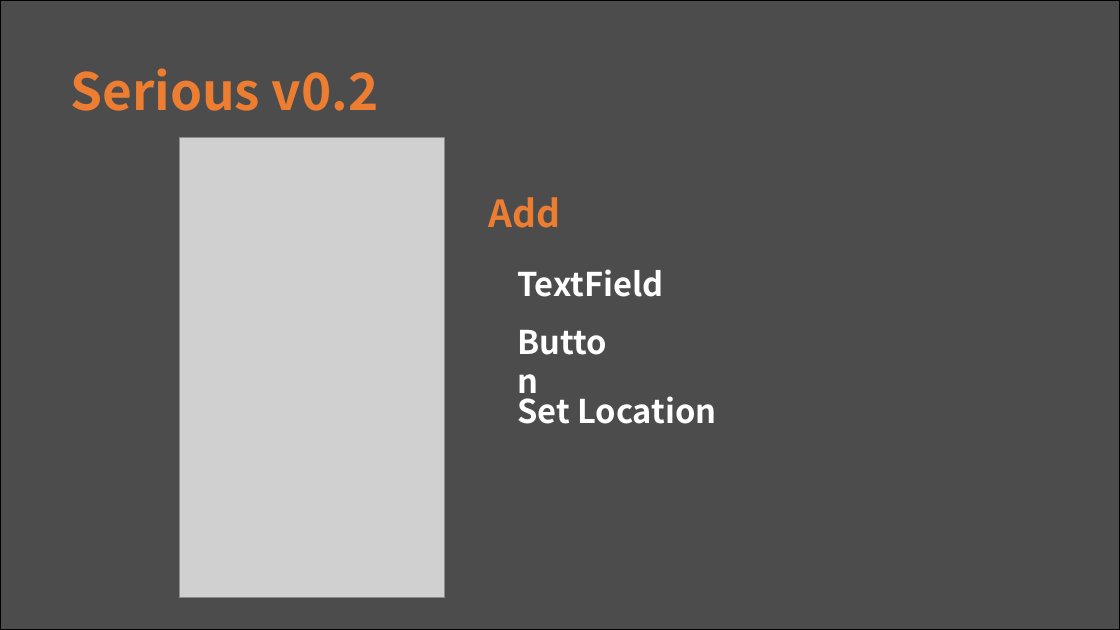
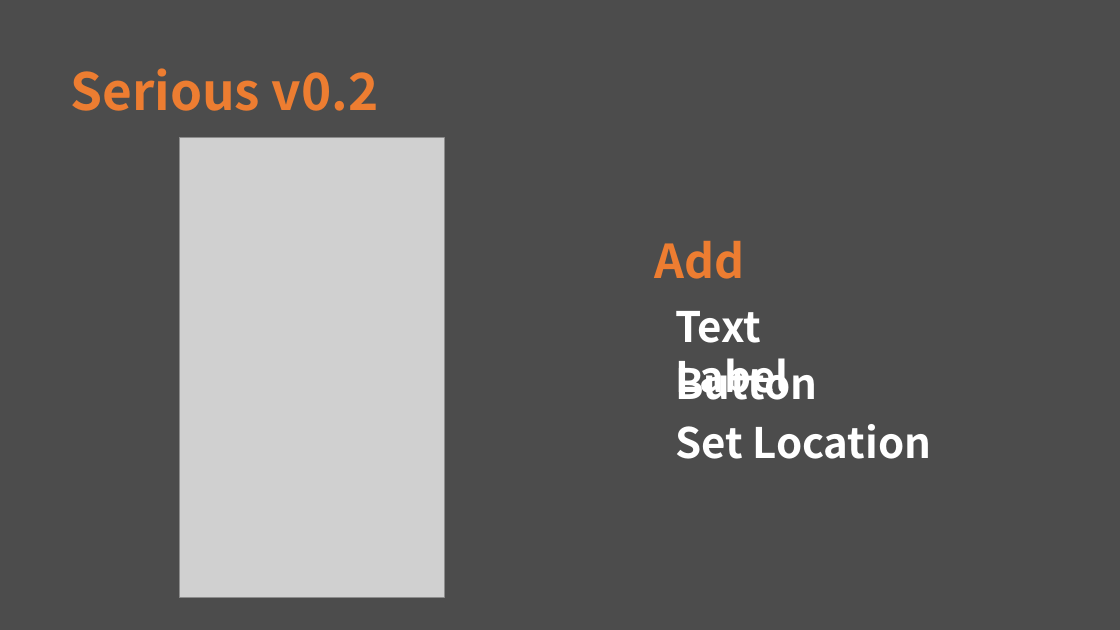
Before and after one commit to hbseo/desktop_calculator, a slide deck: slide 8 of simpsons.pptx. Drawn at 1120x630 pixels with LibreOffice and Linux fonts; fonts in the diff are those of the drawing; grey boxes stand for pictures. Boxes give left, top, right and bottom in pixels: in the first picture for what was removed or moved away, otherwise in the second. Text is boxed around its words. In the diff, an @@ line names an element or a change of style, - is before the commit and + after.

```diff
--- a/simpsons.pptx
+++ b/simpsons.pptx
@@ background #FFFFFF to #4C4C4C @@
@@ rectangle removed at bbox=[0, 0, 1120, 630] @@
@@ text "Add": place and size @@
-text "Add" at bbox=[488, 197, 560, 228]
+text "Add" at bbox=[654, 241, 744, 279]
@@ text "Add" at bbox=[654, 241, 744, 279]: size 32 to 40 pt @@
@@ text removed at bbox=[517, 269, 663, 297] @@
-TextField
@@ text added at bbox=[675, 311, 789, 400], 36 pt, text #FFFFFF, bold @@
+Text Label
@@ text "Button" at bbox=[675, 358, 817, 400]: size 28 to 36 pt @@
@@ text "Button": place and size @@
-text "Button" at bbox=[509, 318, 635, 366]
+text "Button" at bbox=[675, 358, 817, 400]
@@ text "Set Location": place and size @@
-text "Set Location" at bbox=[517, 390, 716, 424]
+text "Set Location" at bbox=[675, 424, 931, 459]
@@ text "Set Location" at bbox=[675, 424, 931, 459]: size 28 to 36 pt @@
```
Also in this commit, not shown: 11 other slides changed.
